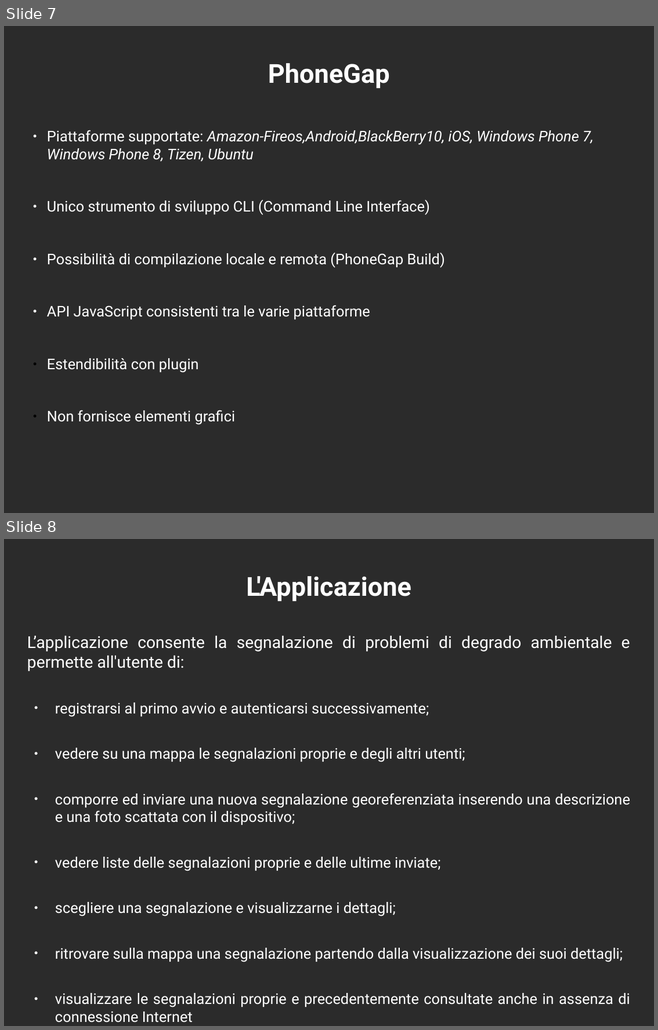
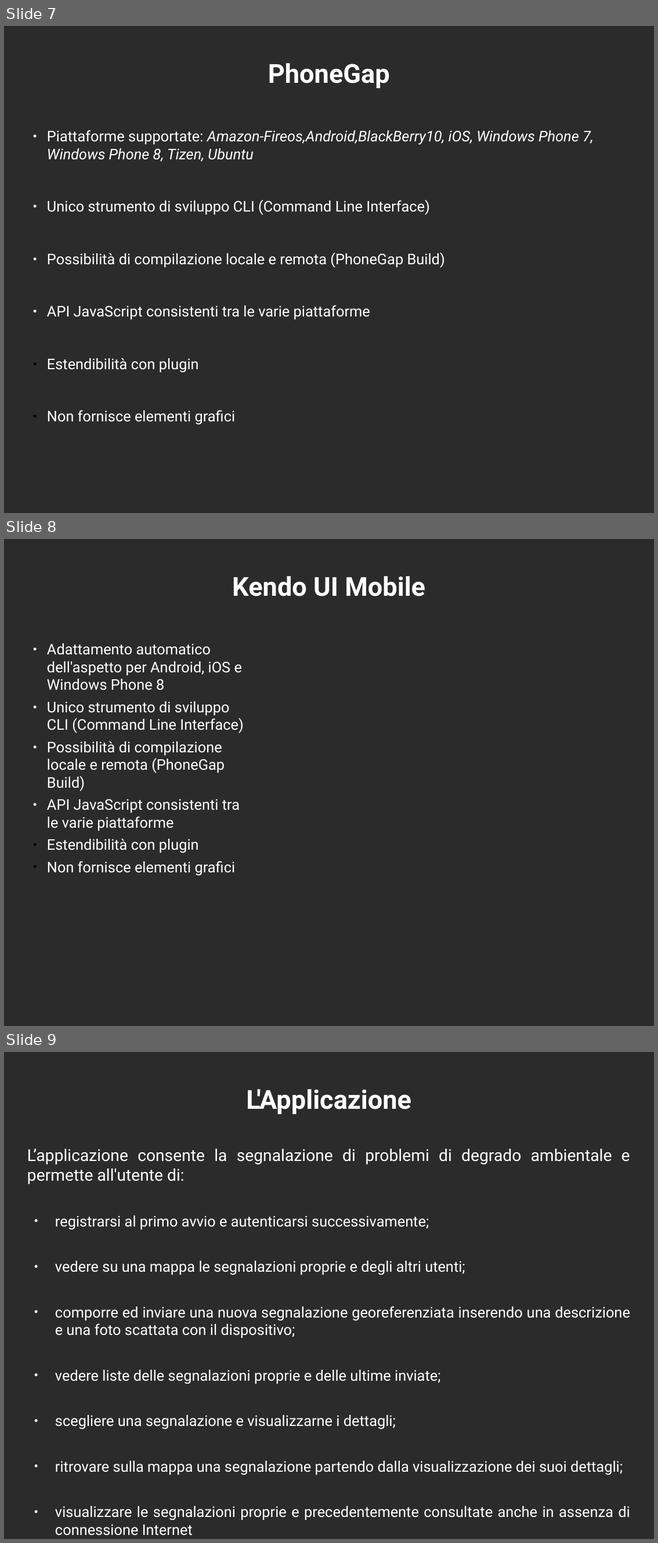
Before and after one commit to mircobe87/tesi-crossplatform, a slide deck: presentazione/presentazione.odp. Shown one above the other, each under a label of ours: slides 7 and 8 before the commit, slides 7, 8 and 9 after it. The pictures are 658x1030 and 658x1543 pixels, drawn with LibreOffice and Linux fonts; fonts in the diff are those of the drawing; background and template pictures are left out; a plain dark background stands for a picture behind light text. Boxes give left, top, right and bottom in pixels: in the first picture for what was removed or moved away, otherwise in the second. Text is boxed around its words. In the diff, an @@ line names an element or a change of style, - is before the commit and + after.

Commit message:
iniziata slide kendo

```diff
--- a/presentazione/presentazione.odp
+++ b/presentazione/presentazione.odp
@@ slide 8 added at <box>4,539,654,1026</box>, background picture (left out) @@
@@ title added at <box>232,576,425,596</box>, 32 pt, text #FFFFFF, bold @@
+Kendo UI Mobile
@@ text added at <box>47,643,244,876</box>, 18 pt, text #FFFFFF @@
+● Adattamento automatico dell'aspetto per Android, iOS e Windows Phone 8
+● Unico strumento di sviluppo CLI (Command Line Interface)
+● Possibilità di compilazione locale e remota (PhoneGap Build)
+● API JavaScript consistenti tra le varie piattaforme
+● Estendibilità con plugin
+● Non fornisce elementi grafici
@@ what was slide 8 is now slide 9 @@
```
